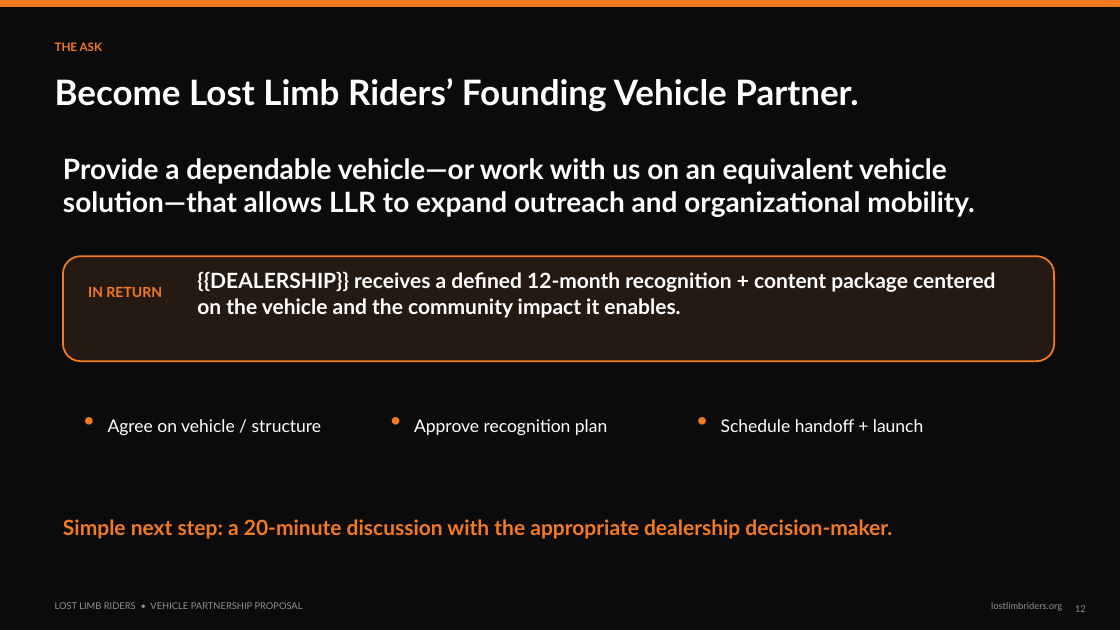
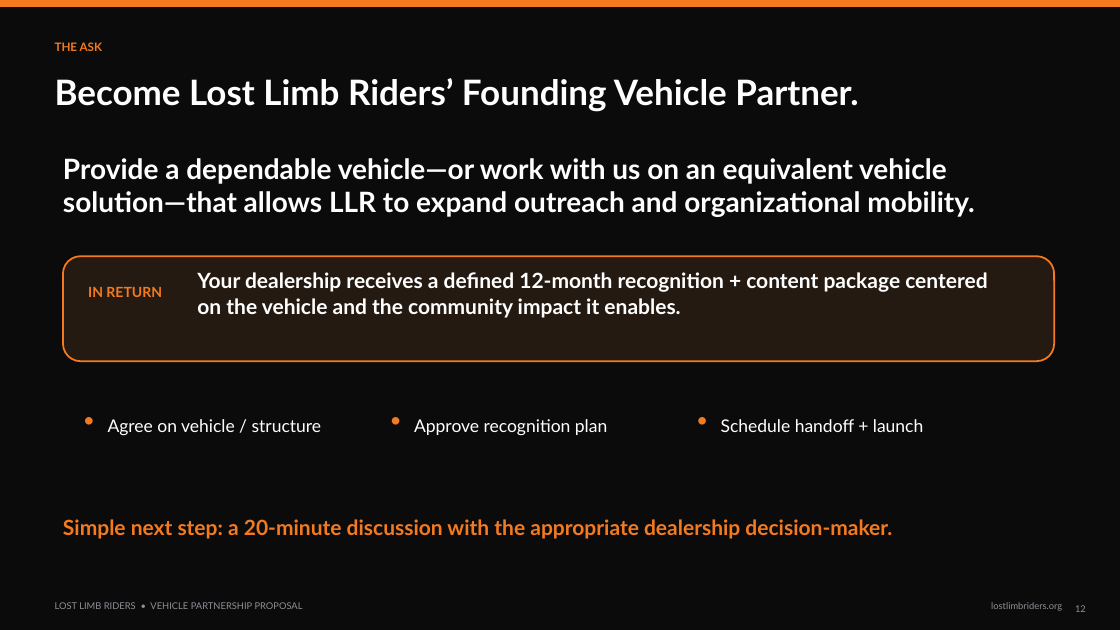
Before and after one commit to 74Thirsty/official, a slide deck: slide 12 of assets/LLR_Knoepfler_Vehicle_Partnership_Proposal.pptx. Drawn at 1120x630 pixels with LibreOffice and Linux fonts; fonts in the diff are those of the drawing. Boxes give left, top, right and bottom in pixels: in the first picture for what was removed or moved away, otherwise in the second. Text is boxed around its words. In the diff, an @@ line names an element or a change of style, - is before the commit and + after.

Commit message:
Rewrite vehicle proposal deck with generic non-personalized copy

```diff
--- a/assets/LLR_Knoepfler_Vehicle_Partnership_Proposal.pptx
+++ b/assets/LLR_Knoepfler_Vehicle_Partnership_Proposal.pptx
@@ text at [197, 272, 987, 318]: text changed @@
-{{DEALERSHIP}} receives a defined 12-month recognition + content package centered on the vehicle and the community impact it enables.
+Your dealership receives a defined 12-month recognition + content package centered on the vehicle and the community impact it enables.
```
Also in this commit, not shown: 8 other slides changed.
